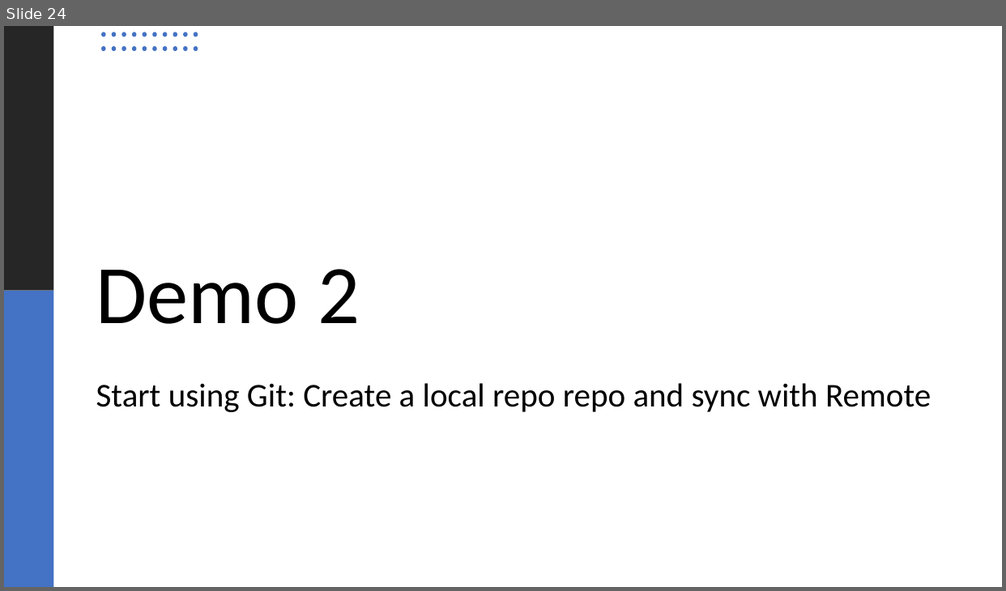
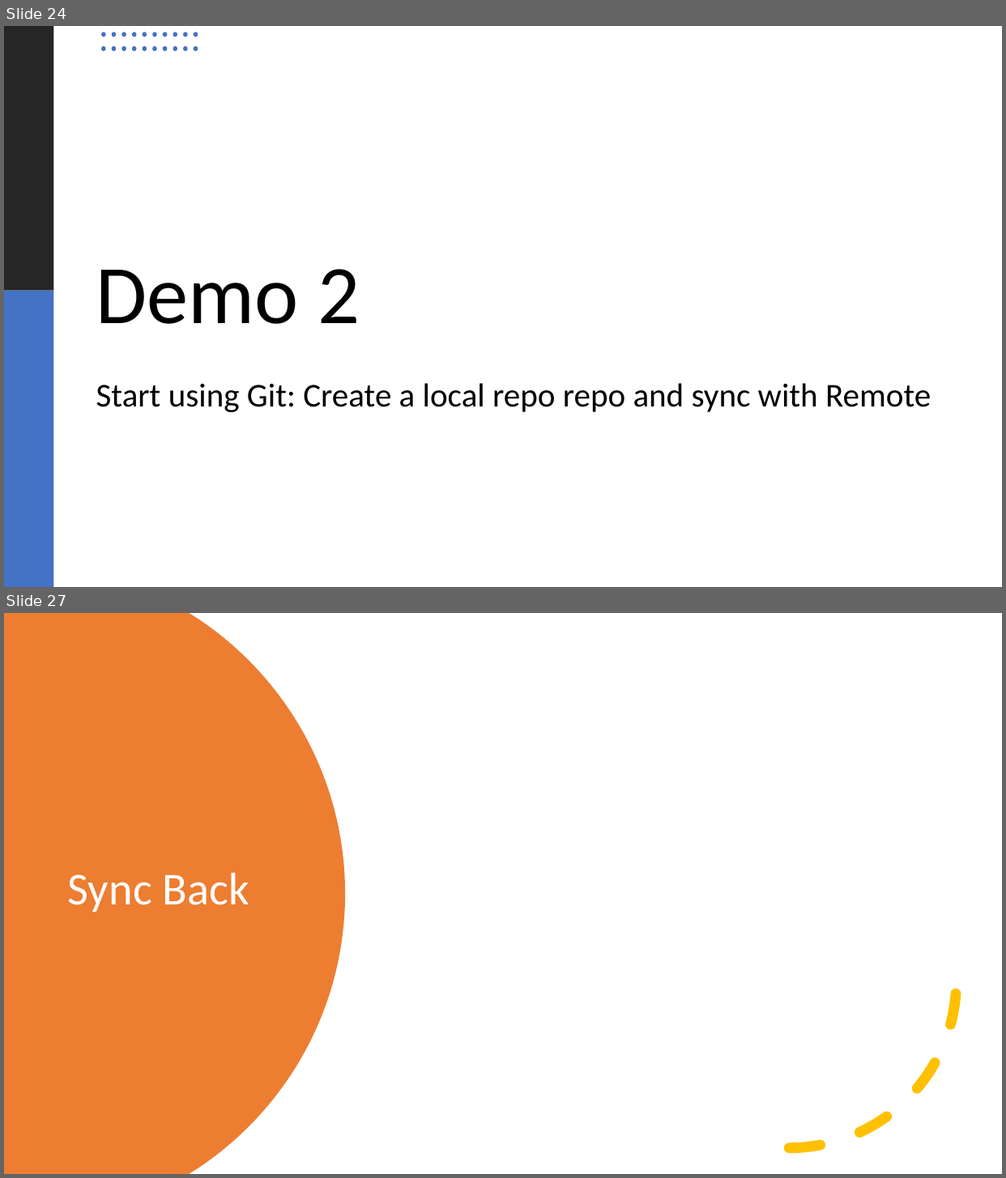
Before and after one commit to LearnWithCSA/GitWorkshop, a slide deck: SlideDeck/Git for Infra.pptx. Shown one above the other, each under a label of ours: slide 24 before the commit, slides 24 and 27 after it; the slides between them are not shown. The pictures are 1006x591 and 1006x1178 pixels, drawn with LibreOffice and Linux fonts; fonts in the diff are those of the drawing. Boxes give left, top, right and bottom in pixels: in the first picture for what was removed or moved away, otherwise in the second. Text is boxed around its words. In the diff, an @@ line names an element or a change of style, - is before the commit and + after.

```diff
--- a/SlideDeck/Git for Infra.pptx
+++ b/SlideDeck/Git for Infra.pptx
@@ slide 27 added at bbox=[4, 613, 1002, 1174], background #FFFFFF @@
@@ freeform shape added at bbox=[4, 613, 345, 1174], fill #ED7D31 @@
@@ arc (boxed as its full ellipse) added at bbox=[622, 815, 957, 1149], outline #FFC000 10 pt dashed @@
@@ title added at bbox=[68, 872, 249, 912], 44 pt, text #FFFFFF @@
+Sync Back
```
Also in this commit, not shown: 6 slides changed.
